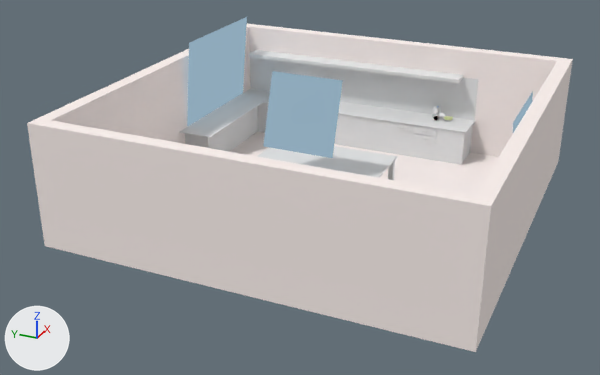
The Blender file 04-Shots/mb-shot8.blend, before and after one commit.
Rendered twice from a 50 mm lens placed at (-71.9, -30.1, 36.7), pointed at (-2.9, 1.0, 2.2). The lights are fixed; the arrows at lower left show +X, +Y and +Z.

The first picture shows 'Butter', 'Marmelade', 'milchpackung', 'szene1.001'.
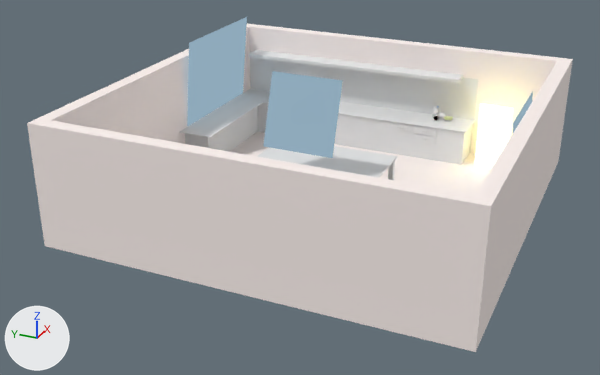
Commit message: Licht in Shots eingefügt
Lichtquellen in die Shots eingefügt

Pixel boxes [x1, y1, x2, y2] of what changed, in the pictures (600 x 375 px):
'szene1.001', recoloured, moved, turned, rescaled, surface changed
    both: [27, 17, 573, 352]
'Plane', now drawn
    after: [474, 107, 513, 169]
'Plane.001', now drawn
    after: [474, 103, 512, 164]
'milchpackung', recoloured
    both: [434, 106, 440, 117]
'Butter', recoloured
    both: [442, 116, 455, 121]

Patch to the scene script:
```diff
--- a/04-Shots/mb-shot8.blend.py
+++ b/04-Shots/mb-shot8.blend.py
@@ mat_material_002 @@
 n0 = _N.new('ShaderNodeOutputMaterial'); n0.name = 'Material Output'
-n1 = _N.new('ShaderNodeBsdfGlass'); n1.name = 'Glass BSDF'
-n1.distribution = 'BECKMANN'
-n1.inputs[0].default_value = (0.288, 0.0021, 0.00794, 1.0)  # 'Color', red #920716
-n1.inputs[2].default_value = 1.45  # 'IOR'
-_L.new(n1.outputs[0], n0.inputs[0])  # 'BSDF' to 'Surface'
+n2 = _N.new('ShaderNodeEmission'); n2.name = 'Emission'
+n2.inputs[0].default_value = (0.995, 1.0, 0.716, 1.0)  # 'Color', white #feffdc
+n2.inputs[1].default_value = 2.0  # 'Strength'
+_L.new(n2.outputs[0], n0.inputs[0])  # 'Emission' to 'Surface'
@@ mat_material_001 @@
 n0 = _N.new('ShaderNodeOutputMaterial'); n0.name = 'Material Output'
-n1 = _N.new('ShaderNodeBsdfDiffuse'); n1.name = 'Diffuse BSDF'
-n1.inputs[0].default_value = (0.73, 0.784, 0.413, 1.0)  # 'Color', yellow #dee5ac
-_L.new(n1.outputs[0], n0.inputs[0])  # 'BSDF' to 'Surface'
+n2 = _N.new('ShaderNodeBsdfGlass'); n2.name = 'Glass BSDF'
+n2.distribution = 'BECKMANN'
+n2.inputs[0].default_value = (0.288, 0.0021, 0.00794, 1.0)  # 'Color', red #920716
+n2.inputs[2].default_value = 1.45  # 'IOR'
+_L.new(n2.outputs[0], n0.inputs[0])  # 'BSDF' to 'Surface'
@@ mat_material @@
-mat_material = diffuse_material('Material')
-mat_material.base_color = (0.8, 0.8, 0.8)  # white #e7e7e7
+mat_material = emission_material('Material')
+mat_material.base_color = (0.8, 0.717, 0.285)  # yellow #e7dc91
+mat_material.strength = 5.0
@@ mat_material_022 @@
 n0 = _N.new('ShaderNodeOutputMaterial'); n0.name = 'Material Output'
-n1 = _N.new('ShaderNodeEmission'); n1.name = 'Emission'
-n1.inputs[0].default_value = (0.55, 0.804, 1.0, 1.0)  # 'Color', blue #c4e8ff
-n1.inputs[1].default_value = 0.5  # 'Strength'
-_L.new(n1.outputs[0], n0.inputs[0])  # 'Emission' to 'Surface'
+n2 = _N.new('ShaderNodeBsdfAnisotropic'); n2.name = 'Glossy BSDF'
+n2.distribution = 'GGX'
+n2.inputs[0].default_value = (0.638, 0.638, 0.638, 1.0)  # 'Color', light grey #d1d1d1
+n2.inputs[1].default_value = 0.316  # 'Roughness'
+_L.new(n2.outputs[0], n0.inputs[0])  # 'BSDF' to 'Surface'
@@ me_plane_001 @@
 me_plane_001.from_pydata(...)  # 4 vertices, 1 face; spans x -1.0..1.0, y -1.0..1.0, z 0.0
-me_plane_001.materials.append(mat_material_022)  # blue #c4e8ff
+me_plane_001.materials.append(mat_material_002)  # white #feffdc
@@ me_plane_005 @@
 me_plane_005.from_pydata(...)  # 4 vertices, 1 face; spans x -1.0..1.0, y -1.0..1.0, z 0.0
-me_plane_005.materials.append(mat_material_022)  # blue #c4e8ff
+me_plane_005.materials.append(mat_material_024)  # blue #c4e8ff
@@ me_plane_003 @@
 me_plane_003.from_pydata(...)  # 4 vertices, 1 face; spans x -1.0..1.0, y -1.0..1.0, z 0.0
-me_plane_003.materials.append(mat_material_022)  # blue #c4e8ff
+me_plane_003.materials.append(mat_material_024)  # blue #c4e8ff
@@ me_cube_005 @@
 me_cube_005.from_pydata(...)  # 88 vertices, 76 faces; spans x -0.14..0.08, y -1.3..1.3, z -0.21..0.2
-me_cube_005.materials.append(mat_material_021)  # white #e7e7e7
-me_cube_005.materials.append(mat_material_020)
+me_cube_005.materials.append(mat_material_023)  # white #e7e7e7
+me_cube_005.materials.append(mat_material_022)
@@ me_cube_006 @@
 me_cube_006.from_pydata(...)  # 88 vertices, 76 faces; spans x -0.14..0.08, y -1.3..1.3, z -0.21..0.2
-me_cube_006.materials.append(mat_material_006)  # white #e7e7e7
-me_cube_006.materials.append(mat_material_007)
+me_cube_006.materials.append(mat_material_021)  # white #e7e7e7
+me_cube_006.materials.append(mat_material_020)
@@ me_plane_007 @@
+me_plane_007 = me_plane_005.copy(); me_plane_007.name = 'Plane.007'  # the mesh of ob_plane_001
@@ me_plane_002_1 @@
+me_plane_002_1.from_pydata([(-1.0, -1.0, 0.0), (1.0, -1.0, 0.0), (-1.0, 1.0, 0.0), (1.0, 1.0, 0.0)], [], [(0, 1, 3, 2)])
+me_plane_002_1.materials.append(mat_material)  # yellow #e7dc91
@@ col_szene1_001 @@
 col_szene1_001.objects.link(ob_herd)
-col_szene1_001.objects.link(ob_plane_001)
+col_szene1_001.objects.link(ob_plane_006)
 col_szene1_001.objects.link(ob_plane_003)
@@ col_szene1_001 @@
 col_szene1_001.objects.link(ob_plane_002)
-col_szene1_001.objects.link(ob_plane)
+col_szene1_001.objects.link(ob_plane_007)
 col_szene1_001.objects.link(ob_cube_003)
@@ ob_plane_005 @@
-ob_plane_005 = bpy.data.objects.new('Plane.005', me_plane_001)
+ob_plane_005 = bpy.data.objects.new('Plane.005', me_plane_007)
 ob_plane_005.location = (2.616, -19.4, 7.054)
@@ ob_plane_001 @@
-ob_plane_001 = bpy.data.objects.new('Plane.001', me_plane_005)
-ob_plane_001.location = (-3.58, 0.43, 10.21)
-ob_plane_001.rotation_euler = (1.877, 0.0038, 1.554)  # degrees (108, 0.2, 89)
-ob_plane_001.scale = (3.65, 3.65, 3.65)
+ob_plane_001 = bpy.data.objects.new('Plane.001', me_plane_002_1)
+ob_plane_001.location = (14.89, -14.31, 3.83)
+ob_plane_001.rotation_euler = (1.571, 0.0, 1.571)  # degrees (90, 0, 90)
+ob_plane_001.scale = (1.76, 3.56, 0.751)
@@ ob_plane @@
-ob_plane = bpy.data.objects.new('Plane', me_plane)
-ob_plane.location = (0.0, -1.0, 0.0)
-ob_plane.scale = (20.0, 20.0, 20.0)
+ob_plane = bpy.data.objects.new('Plane', me_plane_001)
+ob_plane.location = (14.2, -14.49, 3.81)
+ob_plane.rotation_euler = (1.571, 0.0, 1.92)  # degrees (90, 0, 110)
+ob_plane.scale = (1.76, 3.56, 0.751)
@@ ob_plane_006 @@
+ob_plane_006 = bpy.data.objects.new('Plane.006', me_plane_005)
+ob_plane_006.location = (-3.583, 0.432, 10.21)
+ob_plane_006.rotation_euler = (1.877, 0.0038, 1.554)  # degrees (108, 0.2, 89)
+ob_plane_006.scale = (3.65, 3.65, 3.65)
@@ ob_plane_007 @@
+ob_plane_007 = bpy.data.objects.new('Plane.007', me_plane)
+ob_plane_007.location = (0.0, -1.003, 0.0)
+ob_plane_007.scale = (20.0, 20.0, 20.0)
```
